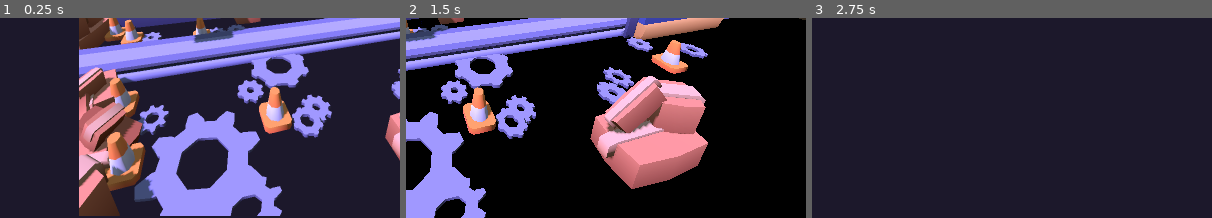
Above: before the commit, frames 1-3 (left to right).
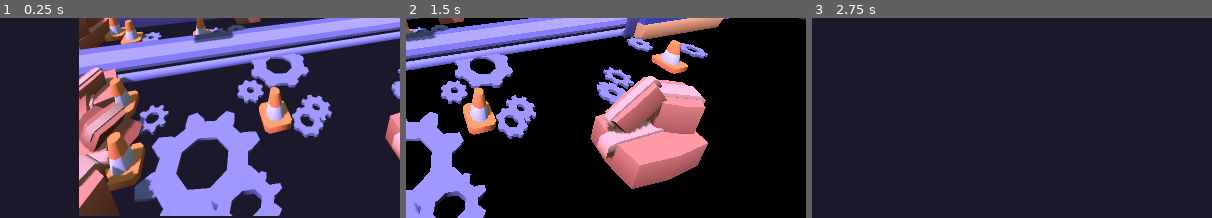
Above: after the commit, the same moments.

Repository: ofknee/tap-tap-tap
Game: Godot game, scene res://scenes/root.tscn
The game is run twice, just before and just after one commit, with the same random seed, the same clock (stepped at 60 frames per second) and the same inputs.
Inputs:
- Up to frame 1 (0.25 s): no input
- Up to frame 2 (1.5 s): tap Enter at 0.5 s; hold Right (RIGHT) 0.53-1.28 s; tap Shift (SWITCH) at 0.6, 1.35 s; hold A (LEFT) from 1.28 s (still down)
- Up to frame 3 (2.75 s): tap Space at 2 s; release A (LEFT) at 2.03 s; hold Right (RIGHT) from 2.03 s (still down); tap Shift (SWITCH) at 2.1 s
The pictures show only the part of the screen within x 40-90%, y 50-100%; the shares and areas given below are measured in that part.

The runs differ from the first frame. In frame 1, 0.7% of the frame differs, in the area x 52-71%, y 76-99%; in frame 2, 0.6%; in frame 3, nothing differs.

Commit message:
delete fallen bows, speed tweak on boxes
reduce lag, make factory game more precise

Diff:
--- a/scenes/factory/factory.tscn
+++ b/scenes/factory/factory.tscn
@@ -161,7 +161,7 @@
 yellow_button = ExtResource("8_vv6eg")
 
 [node name="Spawnpoint" type="Marker3D" parent="Structure/ConveyerSpawner" unique_id=1631144658]
-transform = Transform3D(0.9999975, 0, 0, 0, 1, 0, 0, 0, 0.9999998, 2.1127958, 0.13999994, 0.0059999824)
+transform = Transform3D(0.9999974, 0, 0, 0, 1, 0, 0, 0, 0.9999998, 2.3642526, 0.13999994, 0.0059999824)
 
 [node name="Floor" type="StaticBody3D" parent="Structure" unique_id=1081535746]
 
@@ -227,7 +227,7 @@
 transform = Transform3D(-3.2838836, 0, -0.60077626, 0, 0.7135243, 0, 0.65555096, 0, -3.0094967, -5.147383, -5.5879354e-09, 2.6353345)
 
 [node name="cog-e7" parent="Structure/FloorDecor/Cogs" unique_id=1538917610 instance=ExtResource("19_34aiy")]
-transform = Transform3D(-1.8376405, 0, -0.21764588, 0, 0.7135243, 0, 0.36684218, 0, -1.0902637, -4.2139893, -5.5879354e-09, 3.859508)
+transform = Transform3D(-1.833685, 0.06371917, -0.20645611, 0.1265474, 0.7066901, 0.13389413, 0.36480236, 0.075139545, -1.0842015, -4.2139893, 0.16060716, 3.859508)
 
 [node name="cog-a4" parent="Structure/FloorDecor/Cogs" unique_id=1787474944 instance=ExtResource("15_h56bk")]
 transform = Transform3D(-0.8486295, 0, -0.5289876, 0, 0.9999999, 0, 0.52898765, 0, -0.8486295, -2.0822835, -7.450581e-09, -1.5989938)
--- a/scenes/factory/spawnable.gd
+++ b/scenes/factory/spawnable.gd
@@ -1,6 +1,6 @@
 extends RigidBody3D
 
-var speed = Global.speed/105
+var speed = Global.speed/100
 #@onready var top : CollisionShape3D = $Top
 
 # Called when the node enters the scene tree for the first time.
@@ -11,8 +11,7 @@
 # Called every frame. 'delta' is the elapsed time since the previous frame.
 func _physics_process(delta: float) -> void:
 	position.x -= speed
-	if position.x <= -4:
-		print("die time")
+	if position.x <= -4: # offscreen left
 		queue_free()
 
 
--- a/scenes/factory/spawnables/cone.gd
+++ b/scenes/factory/spawnables/cone.gd
@@ -7,11 +7,15 @@
 func emit_stuck_signal() -> void:
 	stuck_to_button.emit()
 
-
 # Called when the node enters the scene tree for the first time.
 func _ready() -> void:
 	show()
 
 # Called every frame. 'delta' is the elapsed time since the previous frame.
 func _process(delta: float) -> void:
-	pass
+	if position.y <= -1: #fall trhough floor
+		print('oopsies i fall')
+		queue_free()
+	if position.x <= -4:
+		queue_free() #if not stuck on box and pushed anyway
+		print("special kill")
